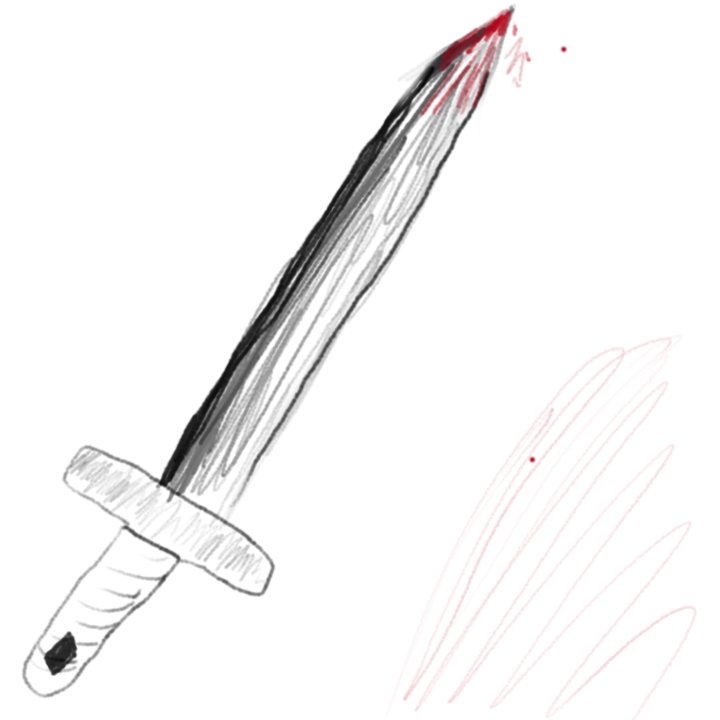
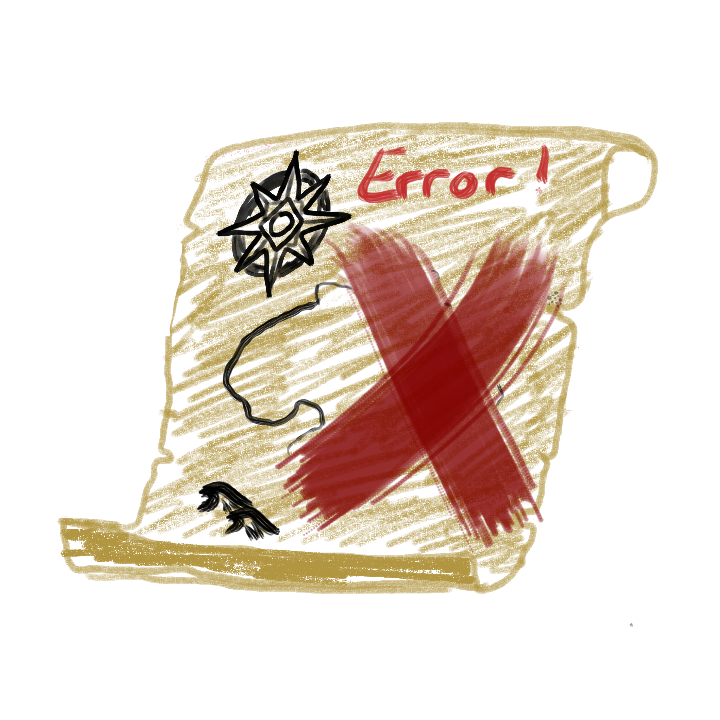
Revision of a layered 720×720 image; what changed, layer by layer:
added layer "Error" above "Paint Layer 3(pasted)" over (37, 64, 697, 640)
hid "Kill", painted on it over (21, 3, 697, 720)
